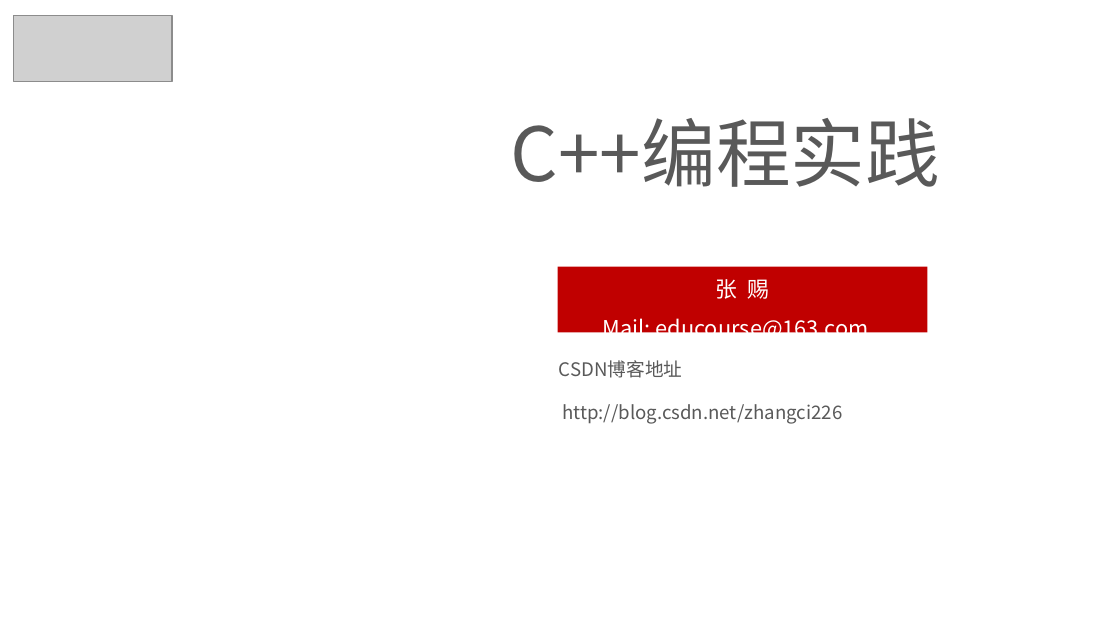
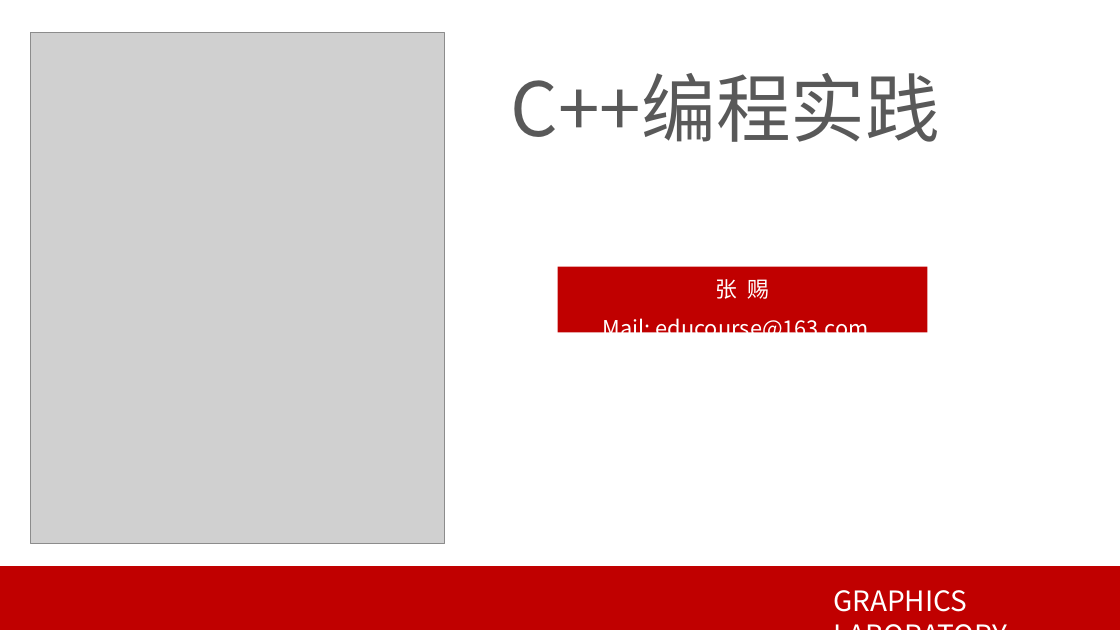
Before and after one commit to 0000duck/ComputerGraphicsBasics, a slide deck: slide 1 of PPT/C++练习.pptx. Drawn at 1120x630 pixels with LibreOffice and Linux fonts; fonts in the diff are those of the drawing; grey boxes stand for pictures; background and template pictures are left out. Boxes give left, top, right and bottom in pixels: in the first picture for what was removed or moved away, otherwise in the second. Text is boxed around its words. In the diff, an @@ line names an element or a change of style, - is before the commit and + after.

```diff
--- a/PPT/C++练习.pptx
+++ b/PPT/C++练习.pptx
@@ picture removed at [13, 16, 172, 82] @@
@@ text "C++编程实践": place and size @@
-text "C++编程实践" at [511, 118, 940, 187]
+text "C++编程实践" at [511, 73, 940, 142]
@@ picture added at [31, 32, 446, 543] @@
@@ text removed at [559, 360, 682, 378] @@
-CSDN博客地址
@@ text removed at [562, 404, 842, 424] @@
-http://blog.csdn.net/zhangci226
@@ rectangle added at [0, 566, 1120, 630], fill #C00000 @@
@@ text added at [833, 590, 967, 612], 18 pt, text #FFFFFF @@
+GRAPHICS LABORATORY
```
Also in this commit, not shown: 29 other slides changed, 41 other files.
